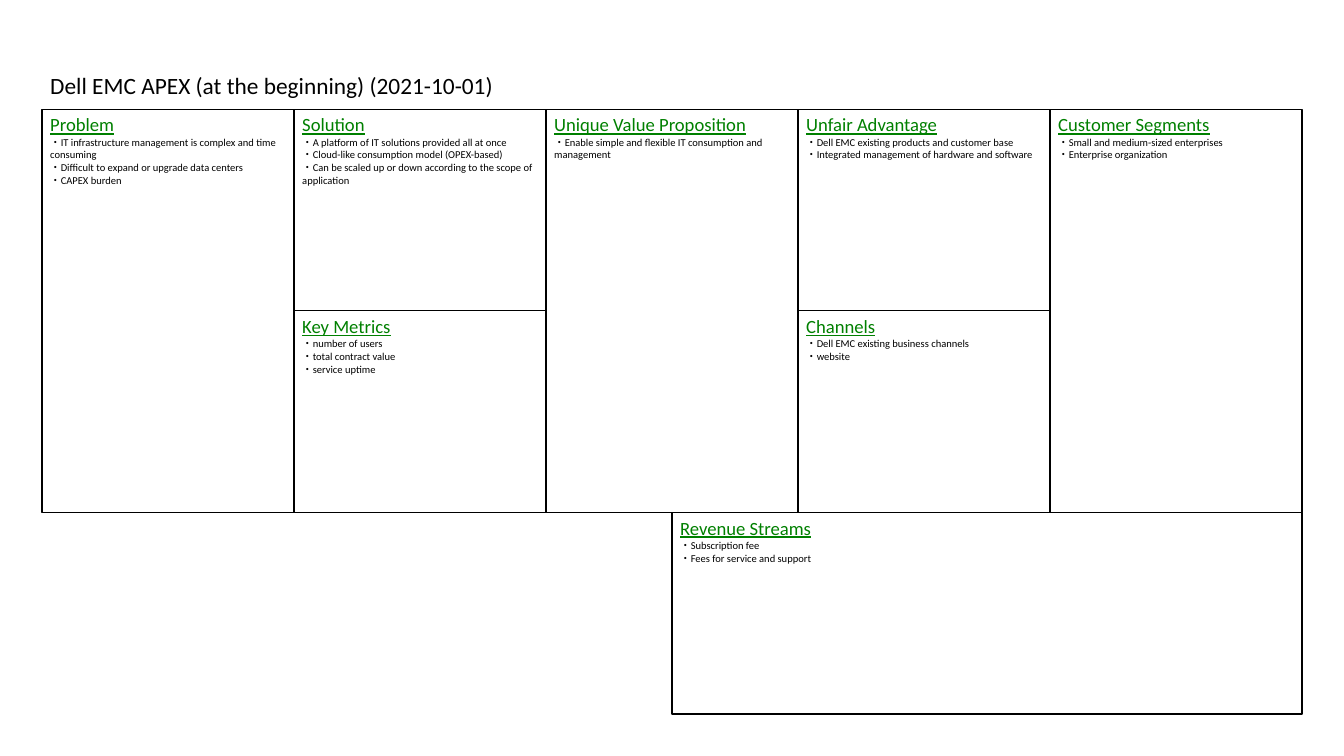
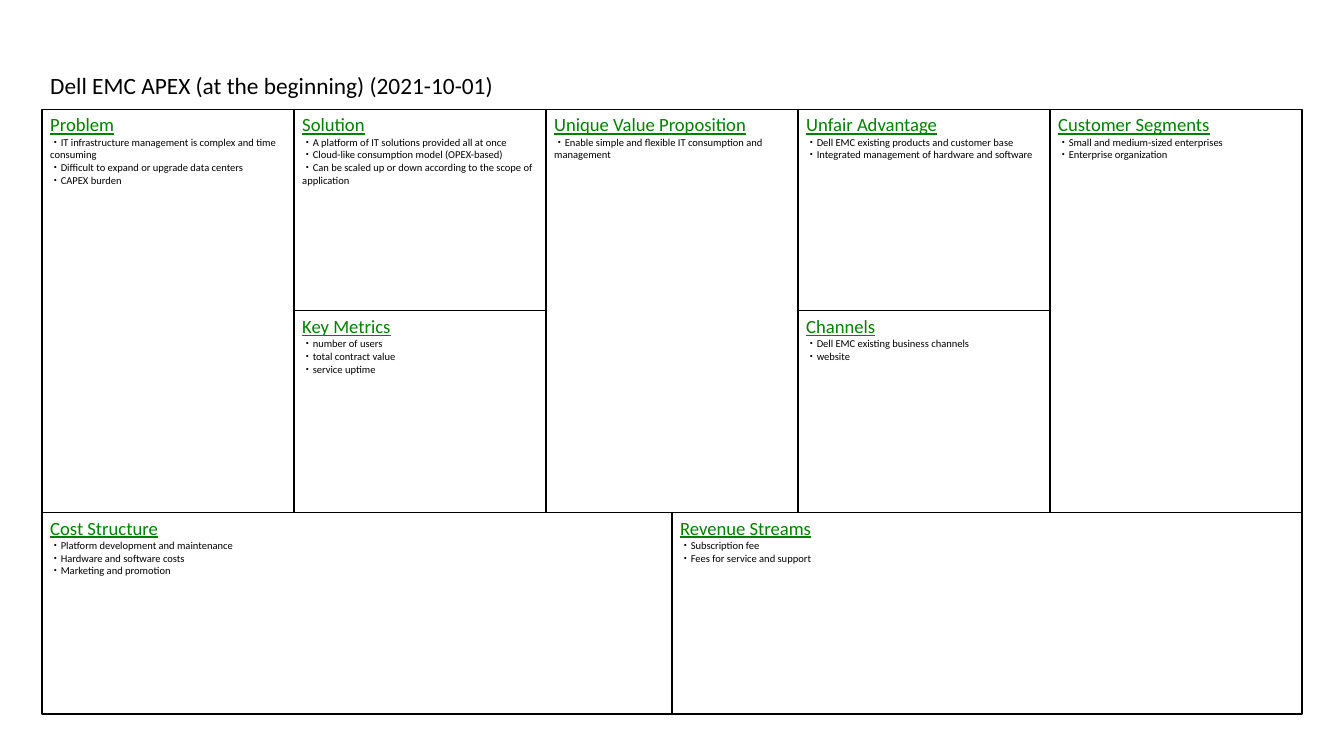
Before and after one commit to t0m0h1r0/LeanCanvas, a slide deck: slide 5 of sample_en.pptx. Drawn at 1344x756 pixels with LibreOffice and Linux fonts; fonts in the diff are those of the drawing. Boxes give left, top, right and bottom in pixels: in the first picture for what was removed or moved away, otherwise in the second. Text is boxed around its words. In the diff, an @@ line names an element or a change of style, - is before the commit and + after.

```diff
--- a/sample_en.pptx
+++ b/sample_en.pptx
@@ rectangle added at [42,512,672,714], outline #000000 1 pt, 9 pt, text #000000 @@
+Cost Structure
+・Platform development and maintenance
+・Hardware and software costs
+・Marketing and promotion
```
Also in this commit, not shown: 6 other slides changed, 4 other files.
